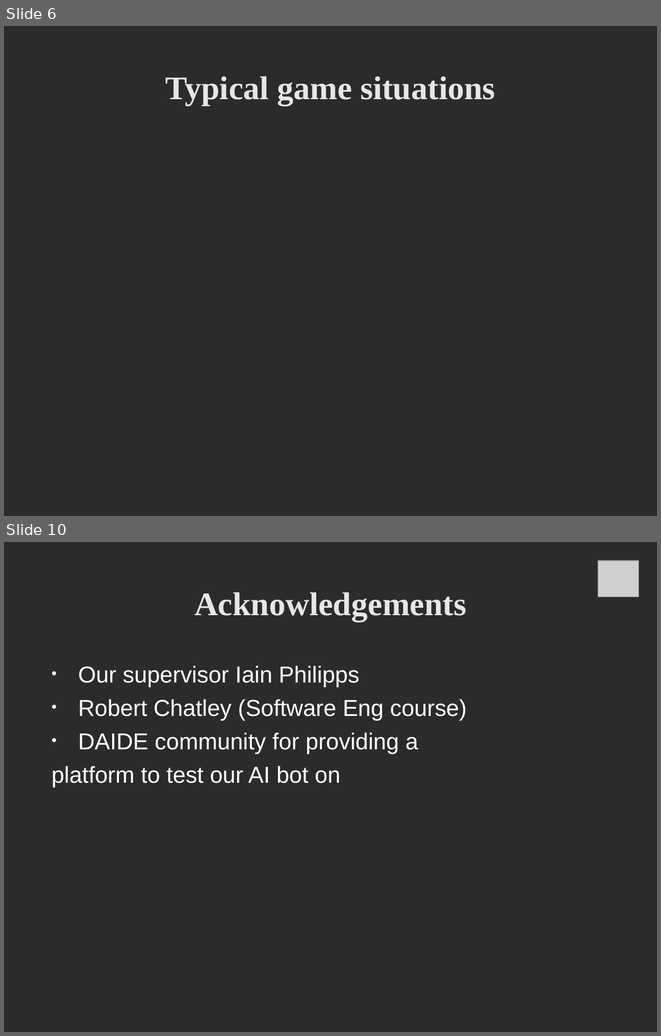
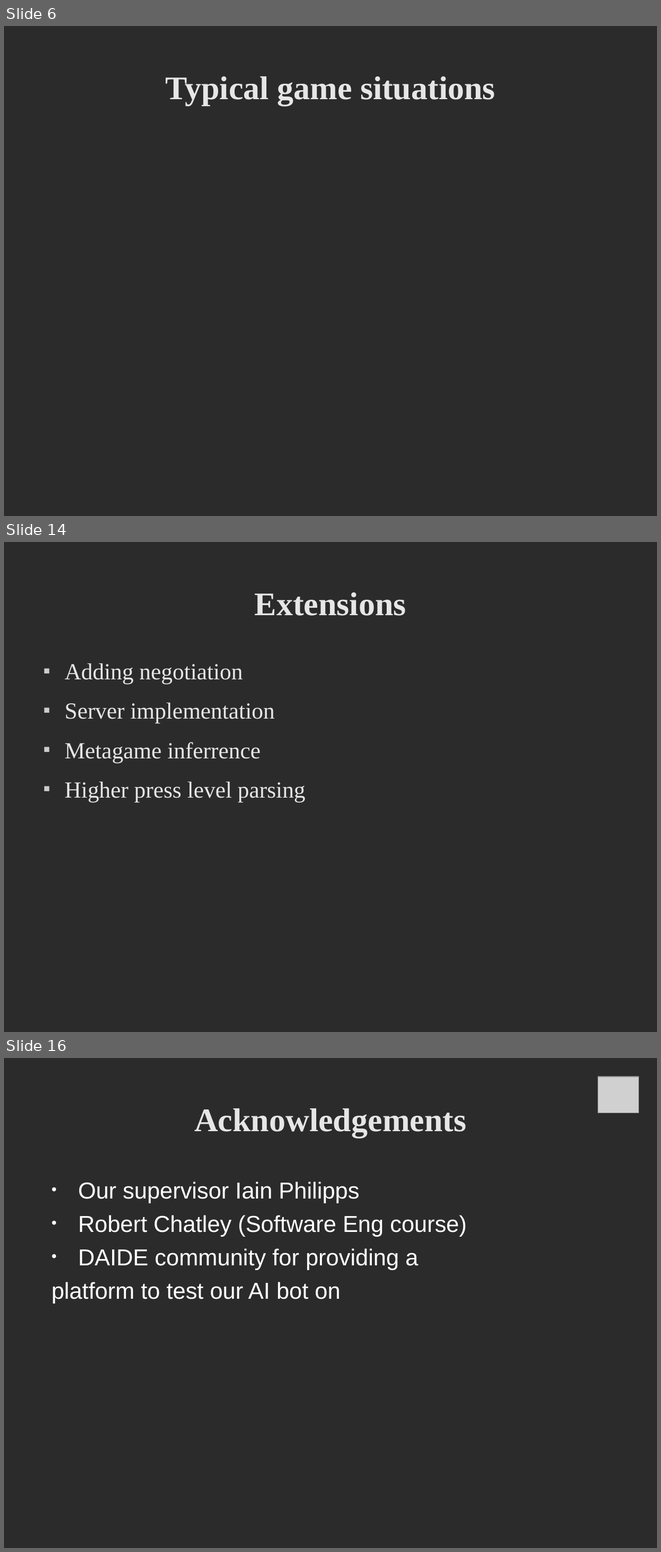
Before and after one commit to deltaluca/flappy, a slide deck: Presentation/ProjectDemonstration.odp. Shown one above the other, each under a label of ours: slides 6 and 10 before the commit, slides 6, 14 and 16 after it; the slides between them are not shown. The pictures are 661x1036 and 661x1552 pixels, drawn with LibreOffice and Linux fonts; fonts in the diff are those of the drawing; grey boxes stand for pictures; background and template pictures are left out; a plain dark background stands for a picture behind light text. Boxes give left, top, right and bottom in pixels: in the first picture for what was removed or moved away, otherwise in the second. Text is boxed around its words. In the diff, an @@ line names an element or a change of style, - is before the commit and + after.

```diff
--- a/Presentation/ProjectDemonstration.odp
+++ b/Presentation/ProjectDemonstration.odp
@@ slide 14 added at [4,542,657,1032], background picture (left out) @@
@@ title added at [255,592,406,616], 40 pt, text #E6E6E6, bold @@
+Extensions
@@ text added at [64,663,306,802], 28 pt, text #E6E6E6 @@
+■ Adding negotiation
+■ Server implementation
+■ Metagame inferrence
+■ Higher press level parsing
@@ what was slide 10 is now slide 16 @@
```
Also in this commit, not shown: 3 slides changed, 9 other slides added, 4 slides removed.
